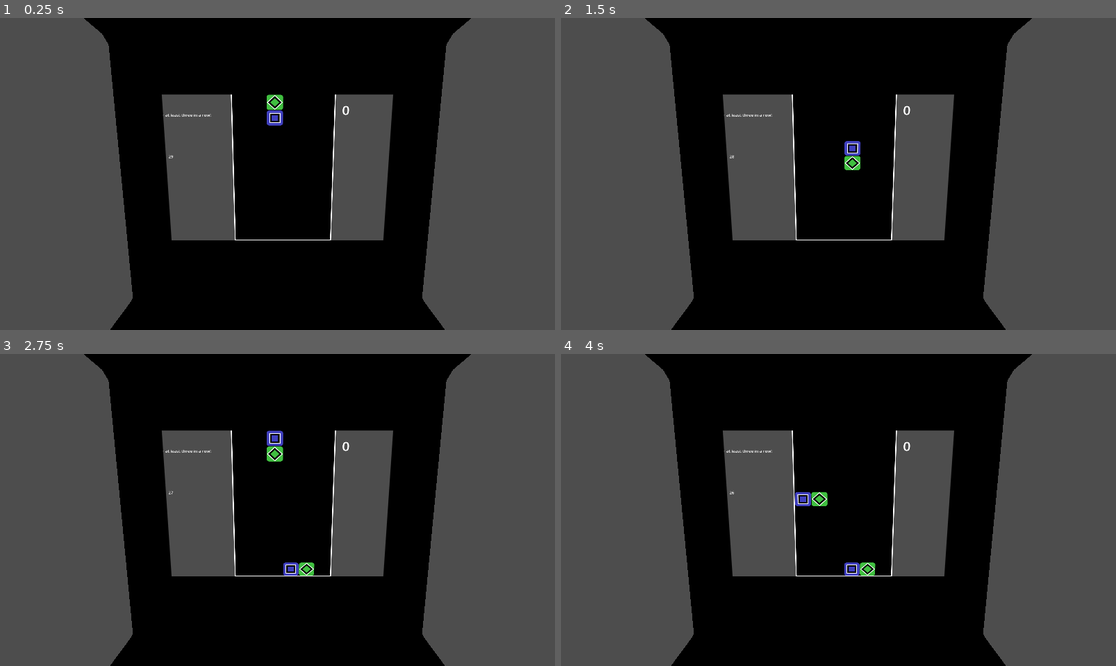
Above: before the commit, frames 1-4 (two rows, left to right).
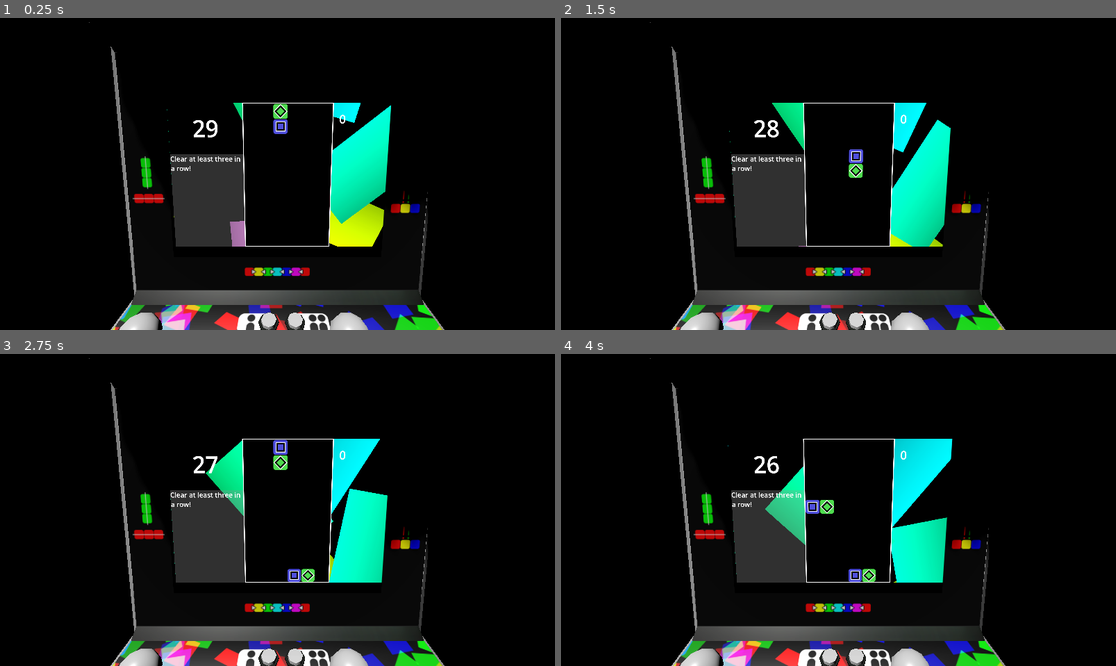
Above: after the commit, the same moments.

Repository: liabilityluke/FBGJ2025
Game: Godot game, scene res://cabinet.tscn
Same seed, same stepped clock (60 frames per second), same inputs: the game is played once before the commit and once after it. This scene is started directly instead of the project's main scene.
Inputs:
- Up to frame 1 (0.25 s): no input
- Up to frame 2 (1.5 s): tap Enter (ui_accept) at 0.5, 0.77 s; hold Right (ui_right) 0.53-1.28 s; hold Down (ui_down) from 1.28 s (still down)
- Up to frame 3 (2.75 s): tap Enter (ui_accept) at 1.52 s; release Down (ui_down) at 2.03 s; hold Right (ui_right) from 2.03 s (still down)
- Up to frame 4 (4 s): tap Enter (ui_accept) at 3.02, 3.77 s; release Right (ui_right) at 3.53 s; hold Left (ui_left) from 3.53 s (still down)

The runs differ from the first frame. In frame 1, 63% of the frame differs, in the area x 0-100%, y 0-100%; in frame 2, 63%; in frame 3, 64%; in frame 4, 63%.

Commit message:
change visuals

Diff:
--- a/cabinet.tscn
+++ b/cabinet.tscn
@@ -1,7 +1,23 @@
-[gd_scene load_steps=6 format=3 uid="uid://byy7lkdp7264m"]
+[gd_scene load_steps=10 format=3 uid="uid://byy7lkdp7264m"]
 
 [ext_resource type="PackedScene" uid="uid://dxrv0s0i2eppq" path="res://assets/cabinet/cabinet(1).glb" id="1_ei0b6"]
 [ext_resource type="PackedScene" uid="uid://b0an7k5opwfit" path="res://screen.tscn" id="2_nb64c"]
+
+[sub_resource type="ProceduralSkyMaterial" id="ProceduralSkyMaterial_nb64c"]
+sky_top_color = Color(0, 0, 0, 1)
+sky_horizon_color = Color(0, 0, 0, 1)
+ground_bottom_color = Color(0, 0, 0, 1)
+ground_horizon_color = Color(0, 0, 0, 1)
+sun_angle_max = 0.0
+
+[sub_resource type="Sky" id="Sky_pkbbd"]
+sky_material = SubResource("ProceduralSkyMaterial_nb64c")
+
+[sub_resource type="Environment" id="Environment_igc2x"]
+background_mode = 2
+sky = SubResource("Sky_pkbbd")
+tonemap_mode = 2
+glow_enabled = true
 
 [sub_resource type="ViewportTexture" id="ViewportTexture_nb64c"]
 viewport_path = NodePath("SubViewport")
@@ -12,25 +28,39 @@
 albedo_texture = SubResource("ViewportTexture_nb64c")
 
 [sub_resource type="PlaneMesh" id="PlaneMesh_ei0b6"]
-size = Vector2(2, 1)
+size = Vector2(1.5, 1)
+orientation = 2
+
+[sub_resource type="PlaneMesh" id="PlaneMesh_nb64c"]
+flip_faces = true
+size = Vector2(40, 20)
 orientation = 2
 
 [node name="Node3D" type="Node3D"]
 
+[node name="DirectionalLight3D" type="DirectionalLight3D" parent="."]
+transform = Transform3D(-0.866023, -0.433016, 0.250001, 0.0139347, 0.478902, 0.877758, -0.499809, 0.763643, -0.408706, 0, 0, 0)
+shadow_enabled = true
+
+[node name="WorldEnvironment" type="WorldEnvironment" parent="."]
+environment = SubResource("Environment_igc2x")
+
 [node name="Camera3D" type="Camera3D" parent="."]
-transform = Transform3D(-1, 0, -8.74228e-08, -1.08041e-08, 0.992334, 0.123584, 8.67526e-08, 0.123584, -0.992334, 0, 3.41295, -2.44604)
+transform = Transform3D(-1, 0, -8.74228e-08, -1.08041e-08, 0.992334, 0.123584, 8.67526e-08, 0.123584, -0.992334, 0, 3.41295, -2.46189)
 
 [node name="cabinet(1)" parent="." instance=ExtResource("1_ei0b6")]
 
 [node name="MeshInstance3D" type="MeshInstance3D" parent="."]
-transform = Transform3D(-1, 0, -8.74228e-08, 0, 1, 0, 8.74228e-08, 0, -1, 0, 3.26702, -1.07697)
+transform = Transform3D(-1, 0, -8.74228e-08, 0, 1, 0, 8.74228e-08, 0, -1, -0.0199797, 3.21335, -1.07697)
 material_override = SubResource("StandardMaterial3D_pkbbd")
 mesh = SubResource("PlaneMesh_ei0b6")
 
 [node name="SubViewport" type="SubViewport" parent="."]
-size = Vector2i(1152, 648)
+size = Vector2i(972, 648)
 
-[node name="Camera2D" type="Camera2D" parent="SubViewport"]
-anchor_mode = 0
+[node name="Node2D" parent="SubViewport" instance=ExtResource("2_nb64c")]
 
-[node name="Node2D" parent="SubViewport/Camera2D" instance=ExtResource("2_nb64c")]
+[node name="MeshInstance3D2" type="MeshInstance3D" parent="."]
+transform = Transform3D(1, 0, 0, 0, 1, 0, 0, 0, 1, 0, 0, 6.46042)
+visible = false
+mesh = SubResource("PlaneMesh_nb64c")
--- a/objectives.gd
+++ b/objectives.gd
@@ -31,7 +31,7 @@
 
 
 	text = objective_array[0].text
-	$ObjectiveTimer.start_timer(objective_array[0].time)
+	$"../../ObjectiveTimer".start_timer(objective_array[0].time)
 
 
 
@@ -42,6 +42,6 @@
 			if objective_array.size() > 0 :
 
 				text = objective_array[0].text
-				$ObjectiveTimer.start_timer(objective_array[0].time)
+				$"../../ObjectiveTimer".start_timer(objective_array[0].time)
 			else :
 				text = "you win!!"
--- a/screen.tscn
+++ b/screen.tscn
@@ -1,34 +1,104 @@
-[gd_scene load_steps=4 format=3 uid="uid://b0an7k5opwfit"]
+[gd_scene load_steps=8 format=3 uid="uid://b0an7k5opwfit"]
 
 [ext_resource type="PackedScene" uid="uid://dq6y6dq8mwh10" path="res://board.tscn" id="1_vouji"]
 [ext_resource type="Script" uid="uid://cmdsbfu06au43" path="res://objectives.gd" id="2_7cosj"]
 [ext_resource type="Script" uid="uid://bypqnv2ko70ls" path="res://objective_timer.gd" id="3_61bok"]
 
+[sub_resource type="Gradient" id="Gradient_61bok"]
+colors = PackedColorArray(0.54, 0.27, 0.54, 1, 1, 0.5, 1, 1)
+
+[sub_resource type="GradientTexture2D" id="GradientTexture2D_ym1bn"]
+gradient = SubResource("Gradient_61bok")
+
+[sub_resource type="Curve" id="Curve_htcr4"]
+_data = [Vector2(0, 0.552948), 0.0, 0.0, 0, 0]
+point_count = 1
+
+[sub_resource type="Curve" id="Curve_r5wmr"]
+_limits = [-1.0, 1.0, 0.0, 1.0]
+_data = [Vector2(0, 1), 0.0, 0.0, 0, 0, Vector2(1, 1), 0.0, 0.0, 0, 0]
+point_count = 2
+
 [node name="Node2D" type="Node2D"]
 
-[node name="Board" parent="." instance=ExtResource("1_vouji")]
-position = Vector2(406, 4)
+[node name="CanvasLayer" type="CanvasLayer" parent="."]
+layer = -1
 
-[node name="Objectives" type="RichTextLabel" parent="."]
-offset_left = 108.0
-offset_top = 76.0
-offset_right = 366.0
-offset_bottom = 358.0
+[node name="ColorRect2" type="ColorRect" parent="CanvasLayer"]
+anchors_preset = 15
+anchor_right = 1.0
+anchor_bottom = 1.0
+grow_horizontal = 2
+grow_vertical = 2
+color = Color(0, 0, 0, 1)
+
+[node name="ShapeSpawner" type="CPUParticles2D" parent="CanvasLayer"]
+position = Vector2(585, -500)
+texture = SubResource("GradientTexture2D_ym1bn")
+lifetime = 20.0
+preprocess = 20.0
+emission_shape = 3
+emission_rect_extents = Vector2(500, 1)
+direction = Vector2(0, 1)
+spread = 3.0
+gravity = Vector2(0, 0)
+initial_velocity_min = 100.0
+initial_velocity_max = 100.0
+angular_velocity_min = -20.0
+angular_velocity_max = 20.0
+scale_amount_min = 5.0
+scale_amount_max = 10.0
+split_scale = true
+scale_curve_x = SubResource("Curve_htcr4")
+scale_curve_y = null
+hue_variation_max = 1.0
+hue_variation_curve = SubResource("Curve_r5wmr")
+
+[node name="HBoxContainer" type="HBoxContainer" parent="CanvasLayer"]
+anchors_preset = 15
+anchor_right = 1.0
+anchor_bottom = 1.0
+grow_horizontal = 2
+grow_vertical = 2
+
+[node name="VBoxContainer" type="VBoxContainer" parent="CanvasLayer/HBoxContainer"]
+layout_mode = 2
+size_flags_horizontal = 3
+size_flags_stretch_ratio = 0.5
+
+[node name="ObjectiveTimer" type="RichTextLabel" parent="CanvasLayer/HBoxContainer/VBoxContainer"]
+layout_mode = 2
+size_flags_vertical = 3
+size_flags_stretch_ratio = 0.5
+theme_override_font_sizes/normal_font_size = 100
+text = "60"
+horizontal_alignment = 1
+vertical_alignment = 1
+script = ExtResource("3_61bok")
+
+[node name="ColorRect" type="ColorRect" parent="CanvasLayer/HBoxContainer/VBoxContainer"]
+layout_mode = 2
+size_flags_vertical = 3
+color = Color(0.435294, 0.435294, 0.435294, 0.392157)
+
+[node name="Objectives" type="RichTextLabel" parent="CanvasLayer/HBoxContainer/VBoxContainer/ColorRect"]
+layout_mode = 1
+anchors_preset = 15
+anchor_right = 1.0
+anchor_bottom = 1.0
+grow_horizontal = 2
+grow_vertical = 2
+size_flags_vertical = 3
+theme_override_font_sizes/normal_font_size = 30
 text = "Testing Testing!!!!"
 script = ExtResource("2_7cosj")
 
-[node name="ObjectiveTimer" type="RichTextLabel" parent="Objectives"]
-layout_mode = 1
-anchors_preset = -1
-anchor_top = 0.648
-anchor_right = 0.657
-anchor_bottom = 0.792
-offset_left = 46.0
-offset_top = -6.73601
-offset_right = 88.494
-offset_bottom = 58.656
-text = "60"
-script = ExtResource("3_61bok")
+[node name="CenterContainer" type="CenterContainer" parent="CanvasLayer/HBoxContainer"]
+layout_mode = 2
+size_flags_horizontal = 3
 
-[connection signal="chain_finished" from="Board" to="Objectives" method="_on_board_chain_finished"]
-[connection signal="timeout" from="Objectives/ObjectiveTimer" to="Board" method="start_lose_screen"]
+[node name="Board" parent="CanvasLayer/HBoxContainer/CenterContainer" instance=ExtResource("1_vouji")]
+position = Vector2(0, 4)
+
+[connection signal="timeout" from="CanvasLayer/HBoxContainer/VBoxContainer/ObjectiveTimer" to="CanvasLayer/HBoxContainer/CenterContainer/Board" method="start_lose_screen"]
+[connection signal="chain_finished" from="CanvasLayer/HBoxContainer/CenterContainer/Board" to="CanvasLayer/HBoxContainer/VBoxContainer/ColorRect/Objectives" method="_on_board_chain_finished"]
